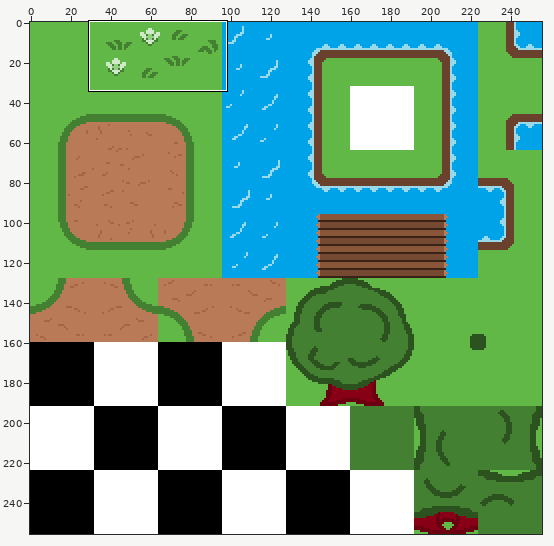
Sprite sheet, stored at img/terrain.png. Above, an overview of the earlier version with the close-up marked.
Close-up. Old version:
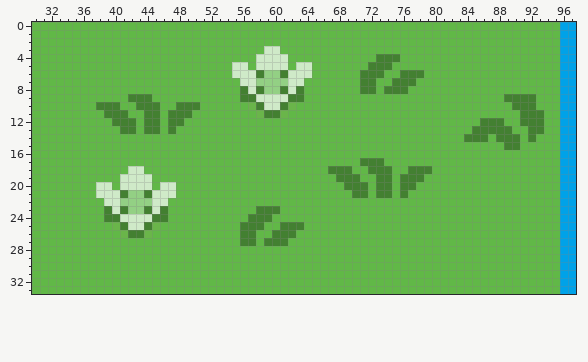
The file is 256x256 pixels. Colours within 5 levels of each other are drawn and written as one. Shown: x 30..97, y 0..33.
Once edited:
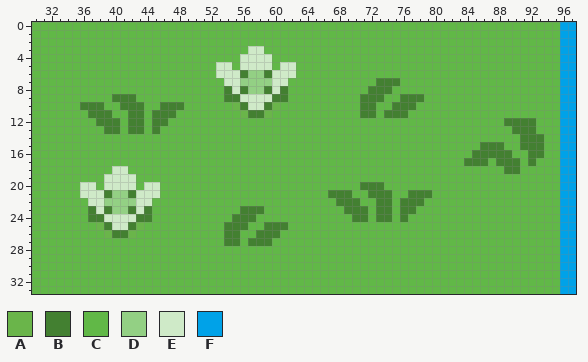
Palette (. is transparent): A #6ab54a  B #438031  C #61b847  D #93d084  E #cfeac8  F #00a2e8
From old to new:
y 3: x 57..60 CCEE -> EECC
y 4: x 56..57 CC -> EE; x 60..61 EE -> CC; x 73..75 BBB -> CCC
y 5: x 53..55 CCE -> EEC; x 57 C -> E; x 60 E -> C; x 62..64 CEE -> ECC; x 72..74 BBB -> CCC
y 6: x 53..54 CC -> EE; x 56..61 EEBDDB -> BDDBEE; x 63..64 EE -> CC; x 71..73 BBB -> CCC; x 76..78 BBB -> CCC
y 7: x 54..57 CCEE -> EEDD; x 60..63 DDEE -> EECC; x 71..74 BBCC -> CCBB; x 76..77 BB -> CC
y 8: x 54..55 CC -> BE; x 57..60 EBDD -> DDBE; x 62..63 EB -> CC; x 71 B -> C; x 73 C -> B; x 75..76 BB -> CC
y 9: x 40..41 CC -> BB; x 43..44 BB -> CC; x 54..57 CCBB -> BBEE; x 60..63 EEBB -> BBCC; x 71..73 CCC -> BBB; x 76..78 CCC -> BBB; x 89..92 BBBB -> CCCC
y 10: x 36..37 CC -> BB; x 39..42 BBCC -> CCBB; x 44..47 BBCC -> CCBB; x 49..50 BB -> CC; x 55..62 CCABEEBA -> ABEEBACC; x 71..72 CC -> BB; x 75..77 CCC -> BBB; x 90..92 BBB -> CCC
y 11: x 37..38 CC -> BB; x 40..44 BBCCB -> CCBBC; x 46 C -> B; x 48..49 BB -> CC; x 56..61 CCABBA -> ABBACC; x 71..72 CC -> BB; x 74..76 CCC -> BBB; x 91..93 BBB -> CCC
y 12: x 38..39 CC -> BB; x 41 B -> C; x 43..44 CB -> BC; x 46..48 CBB -> BCC; x 86..90 BBBCC -> CCCBB; x 93 B -> C
y 13: x 39..41 CCB -> BBC; x 43..44 CB -> BC; x 47 B -> C; x 85..91 BBBBBCC -> CCCCCBB; x 93 B -> C
y 14: x 84..86 BBB -> CCC; x 88..91 BBBC -> CCCB; x 93 C -> B
y 15: x 86..93 CCCBBCCC -> BBBCCBBB
y 16: x 85..89 CCCCC -> BBBBB; x 92..93 CC -> BB
y 17: x 71..73 BBB -> CCC; x 84..86 CCC -> BBB; x 88..90 CCC -> BBB; x 92 C -> B
y 18: x 40..43 CCEE -> EECC; x 67..69 BBB -> CCC; x 72..74 BBB -> CCC; x 77..79 BBB -> CCC; x 89..90 CC -> BB
y 19: x 39..40 CC -> EE; x 43..44 EE -> CC; x 68..70 BBB -> CCC; x 73..74 BB -> CC; x 76..78 BBB -> CCC
y 20: x 36..38 CCE -> EEC; x 40 C -> E; x 43 E -> C; x 45..47 CEE -> ECC; x 69..70 BB -> CC; x 72 C -> B; x 74 B -> C; x 76..77 BB -> CC
y 21: x 36..37 CC -> EE; x 39..44 EEBDDB -> BDDBEE; x 46..47 EE -> CC; x 67..72 CCCBBC -> BBBCCB; x 76..79 BCCC -> CBBB
y 22: x 37..40 CCEE -> EEDD; x 43..46 DDEE -> EECC; x 68..70 CCC -> BBB; x 73..74 CC -> BB; x 76..78 CCC -> BBB
y 23: x 37..38 CC -> BE; x 40..43 EBDD -> DDBE; x 45..46 EB -> CC; x 56..57 CC -> BB; x 59..60 BB -> CC; x 69..71 CCC -> BBB; x 73..74 CC -> BB; x 76..77 CC -> BB
y 24: x 37..40 CCBB -> BBEE; x 43..46 EEBB -> BBCC; x 55..56 CC -> BB; x 58..59 BB -> CC; x 70..71 CC -> BB; x 73..74 CC -> BB; x 76 C -> B
y 25: x 38..45 CCABEEBA -> ABEEBACC; x 54..55 CC -> BB; x 57..60 BBCC -> CCBB; x 62..63 BB -> CC
y 26: x 39..44 CCABBA -> ABBACC; x 54..59 CCBBCC -> BBCCBB; x 61..62 BB -> CC
y 27: x 54..56 CCB -> BBC; x 58 C -> B; x 60..61 BB -> CC
Pixel boxes of the changes (left, top, right, bottom) in both close-ups:
changed: (80, 46, 312, 134)
changed: (360, 54, 424, 118)
changed: (464, 94, 544, 174)
changed: (224, 158, 432, 246)
changed: (80, 166, 176, 238)
